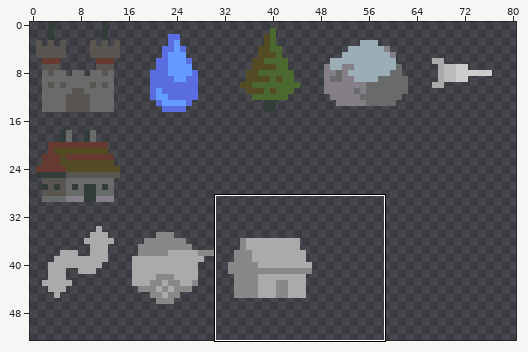
File history of a pixel-art file, screens/gameplay/game_objects/map_node/assets/map_node_spritesheet.aseprite. The first picture is a wide view before the edit; the outline marks the close-up.
Close-up. Before the edit:
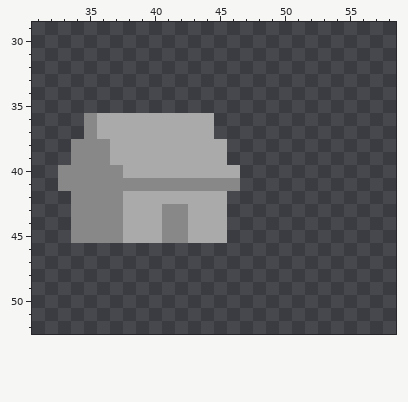
128x128 pixels, 1 frame. Shown: x 31..58, y 29..52. The wide view leaves out empty margins.
After:
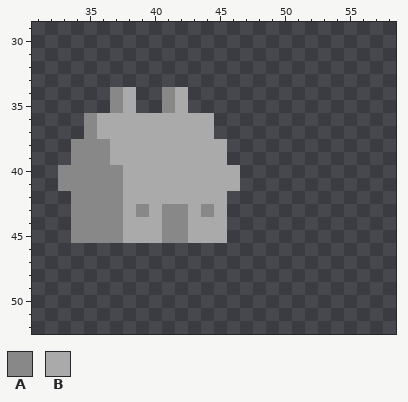
Palette (. is transparent): A #888888  B #aaaaaa
Change:
@@ x 35..44 @@
 33 ..........
-34 ..........
-35 ..........
+34 ..AB..AB..
+35 ..AB..AB..
 36 ABBBBBBBBB
@@ x 36..48 @@
 40 AABBBBBBBBB..
-41 AAAAAAAAAAA..
+41 AABBBBBBBBB..
 42 AABBBBBBBB...
-43 AABBBAABBB...
+43 AABABAABAB...
 44 AABBBAABBB...
Where, in picture pixels (left, top, right, bottom), the same in both close-ups:
added: (110, 87, 188, 113)
changed: (123, 178, 240, 217)
